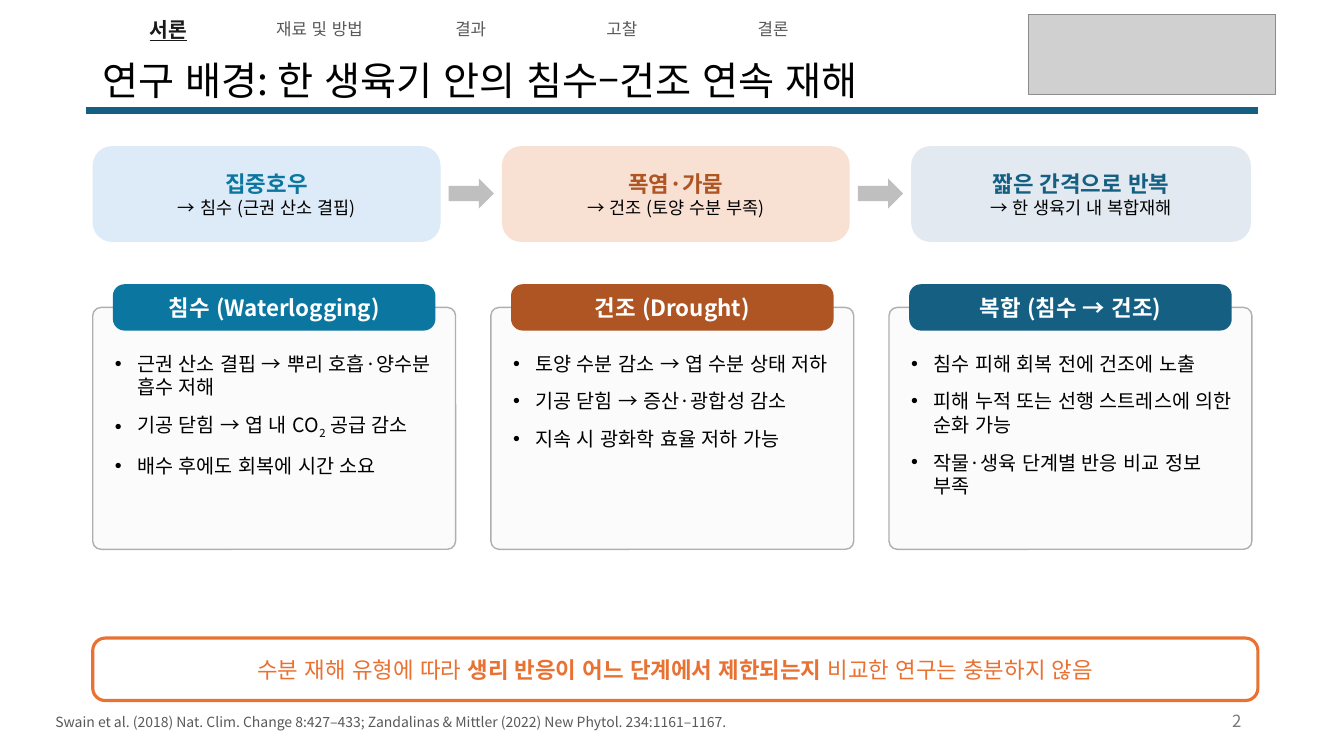
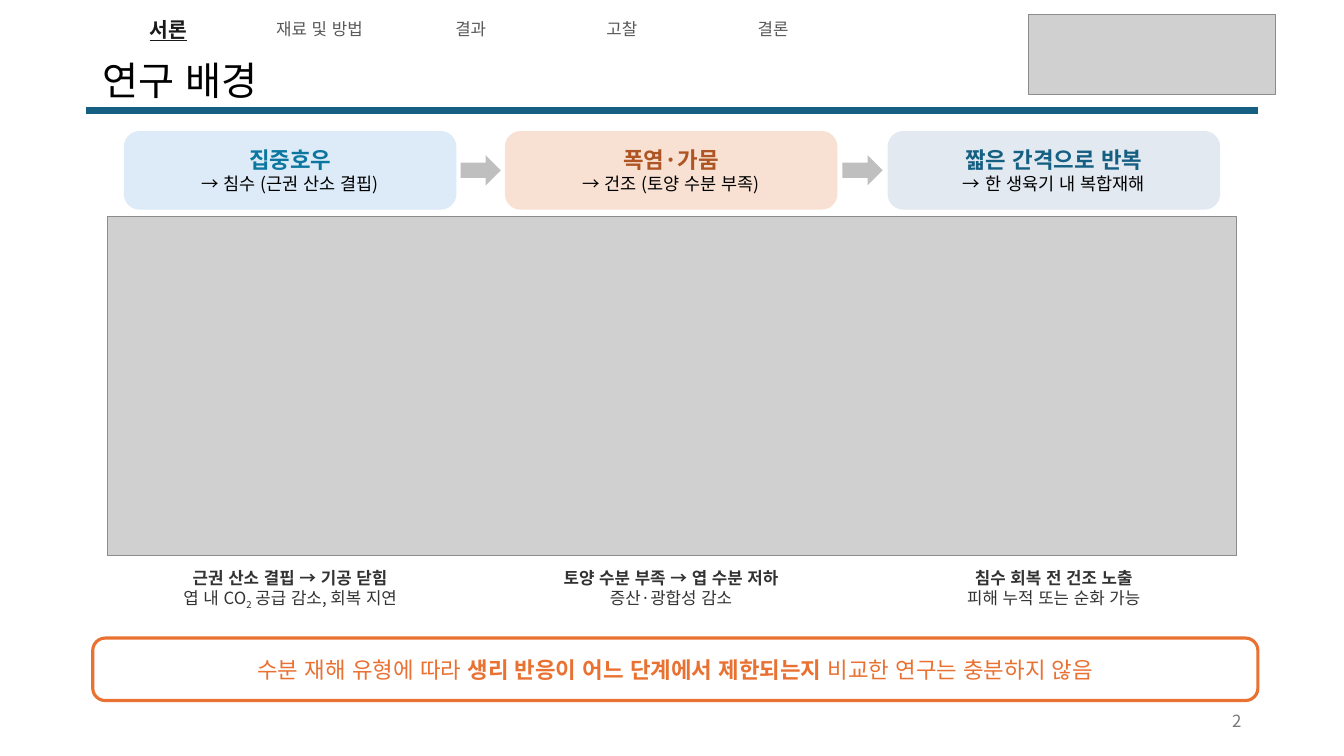
Before and after one commit to YunJM20/-, a slide deck: slide 2 of 구두발표_콩vs로메인상추_v6.pptx. Drawn at 1344x756 pixels with LibreOffice and Linux fonts; fonts in the diff are those of the drawing; grey boxes stand for pictures. Boxes give left, top, right and bottom in pixels: in the first picture for what was removed or moved away, otherwise in the second. Text is boxed around its words. In the diff, an @@ line names an element or a change of style, - is before the commit and + after.

```diff
--- a/구두발표_콩vs로메인상추_v6.pptx
+++ b/구두발표_콩vs로메인상추_v6.pptx
@@ title at (103,62,258,98): text changed @@
-연구 배경: 한 생육기 안의 침수–건조 연속 재해
+연구 배경
@@ rounded rectangle "집중호우": place and size @@
-rounded rectangle "집중호우" at (93,146,441,242)
+rounded rectangle "집중호우" at (124,131,457,210)
@@ rounded rectangle "폭염·가뭄": place and size @@
-rounded rectangle "폭염·가뭄" at (502,146,850,242)
+rounded rectangle "폭염·가뭄" at (505,131,838,210)
@@ rounded rectangle "짧은 간격으로 반복": place and size @@
-rounded rectangle "짧은 간격으로 반복" at (911,146,1251,242)
+rounded rectangle "짧은 간격으로 반복" at (888,131,1221,210)
@@ right arrow: place and size @@
-right arrow at (449,178,494,209)
+right arrow at (461,155,501,186)
@@ right arrow: place and size @@
-right arrow at (858,178,903,209)
+right arrow at (843,155,883,186)
@@ picture added at (108,217,1237,556) @@
@@ rounded rectangle removed at (113,284,436,331) @@
-침수 (Waterlogging)
@@ rounded rectangle removed at (511,284,834,331) @@
-건조 (Drought)
@@ rounded rectangle removed at (909,284,1232,331) @@
-복합 (침수 → 건조)
@@ rounded rectangle removed at (93,308,456,549) @@
@@ rounded rectangle removed at (491,308,854,549) @@
@@ rounded rectangle removed at (889,308,1252,549) @@
@@ text at (183,570,397,607): text changed; size 14 to 12 pt; text colour #000000 to #333333 @@
-• 근권 산소 결핍 → 뿌리 호흡·양수분 흡수 저해
-• 기공 닫힘 → 엽 내 CO2 공급 감소
-• 배수 후에도 회복에 시간 소요
+근권 산소 결핍 → 기공 닫힘
+엽 내 CO2 공급 감소, 회복 지연
@@ text at (564,570,778,606): text changed; size 14 to 12 pt; text colour #000000 to #333333; bold on @@
-• 토양 수분 감소 → 엽 수분 상태 저하
-• 기공 닫힘 → 증산·광합성 감소
-• 지속 시 광화학 효율 저하 가능
+토양 수분 부족 → 엽 수분 저하
+증산·광합성 감소
@@ text at (967,570,1140,606): text changed; size 14 to 12 pt; text colour #000000 to #333333 @@
-• 침수 피해 회복 전에 건조에 노출
-• 피해 누적 또는 선행 스트레스에 의한 순화 가능
-• 작물·생육 단계별 반응 비교 정보 부족
+침수 회복 전 건조 노출
+피해 누적 또는 순화 가능
@@ text removed at (55,715,726,731) @@
-Swain et al. (2018) Nat. Clim. Change 8:427–433; Zandalinas & Mittler (2022) New Phytol. 234:1161–1167.
```
Also in this commit, not shown: 21 other slides changed.
